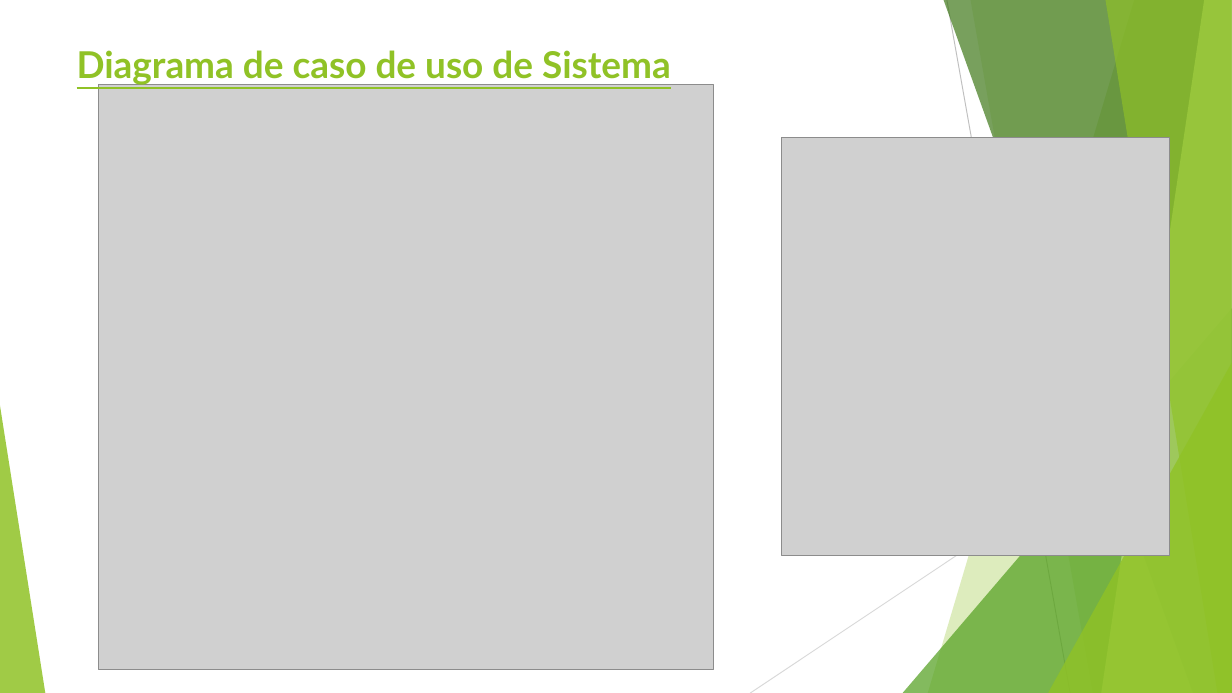
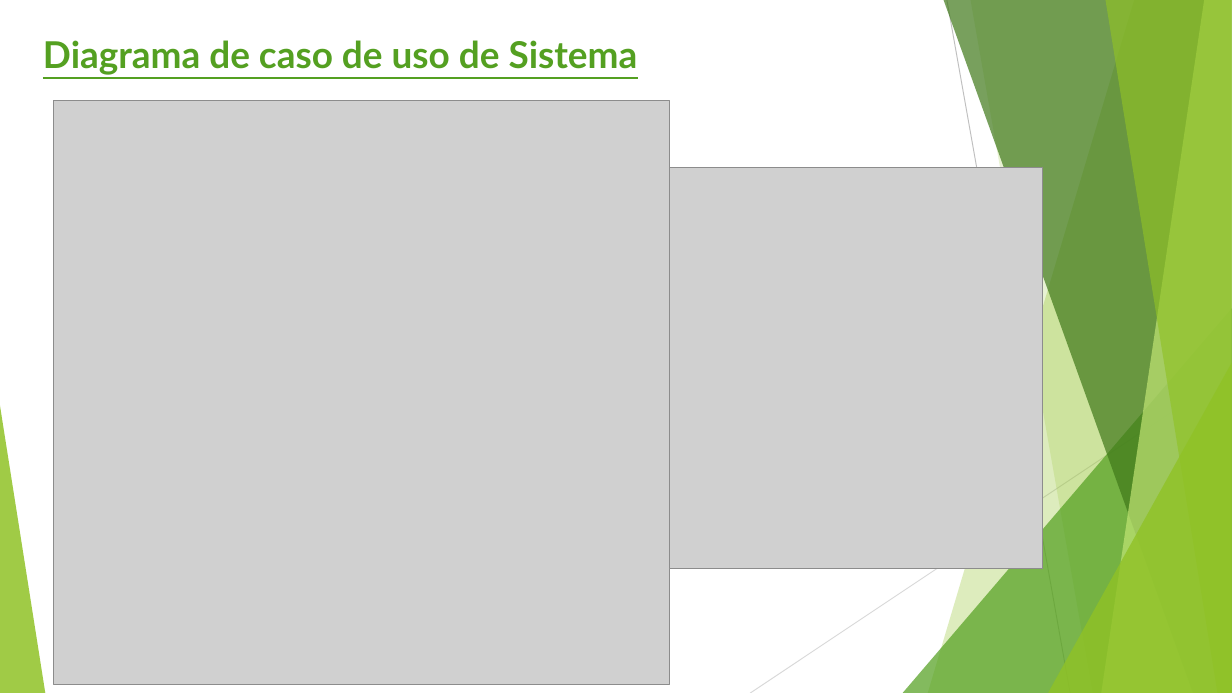
Before and after one commit to MartinMaengMen/StudyApp, a slide deck: slide 2 of documentacion/StudyApp.pptx. Drawn at 1232x693 pixels with LibreOffice and Linux fonts; fonts in the diff are those of the drawing; grey boxes stand for pictures. Boxes give left, top, right and bottom in pixels: in the first picture for what was removed or moved away, otherwise in the second. Text is boxed around its words. In the diff, an @@ line names an element or a change of style, - is before the commit and + after.

```diff
--- a/documentacion/StudyApp.pptx
+++ b/documentacion/StudyApp.pptx
@@ title "Diagrama de caso de uso ...": place and size @@
-title "Diagrama de caso de uso ..." at [77,50,671,85]
+title "Diagrama de caso de uso ..." at [43,40,638,75]
@@ title "Diagrama de caso de uso ..." at [43,40,638,75]: text colour #90C226 to #54A021 @@
@@ picture: place and size @@
-picture at [98,85,714,670]
+picture at [54,100,669,685]
@@ picture: place and size @@
-picture at [781,138,1169,555]
+picture at [670,168,1043,569]
```
Also in this commit, not shown: 3 other slides changed, 3 slides added.
